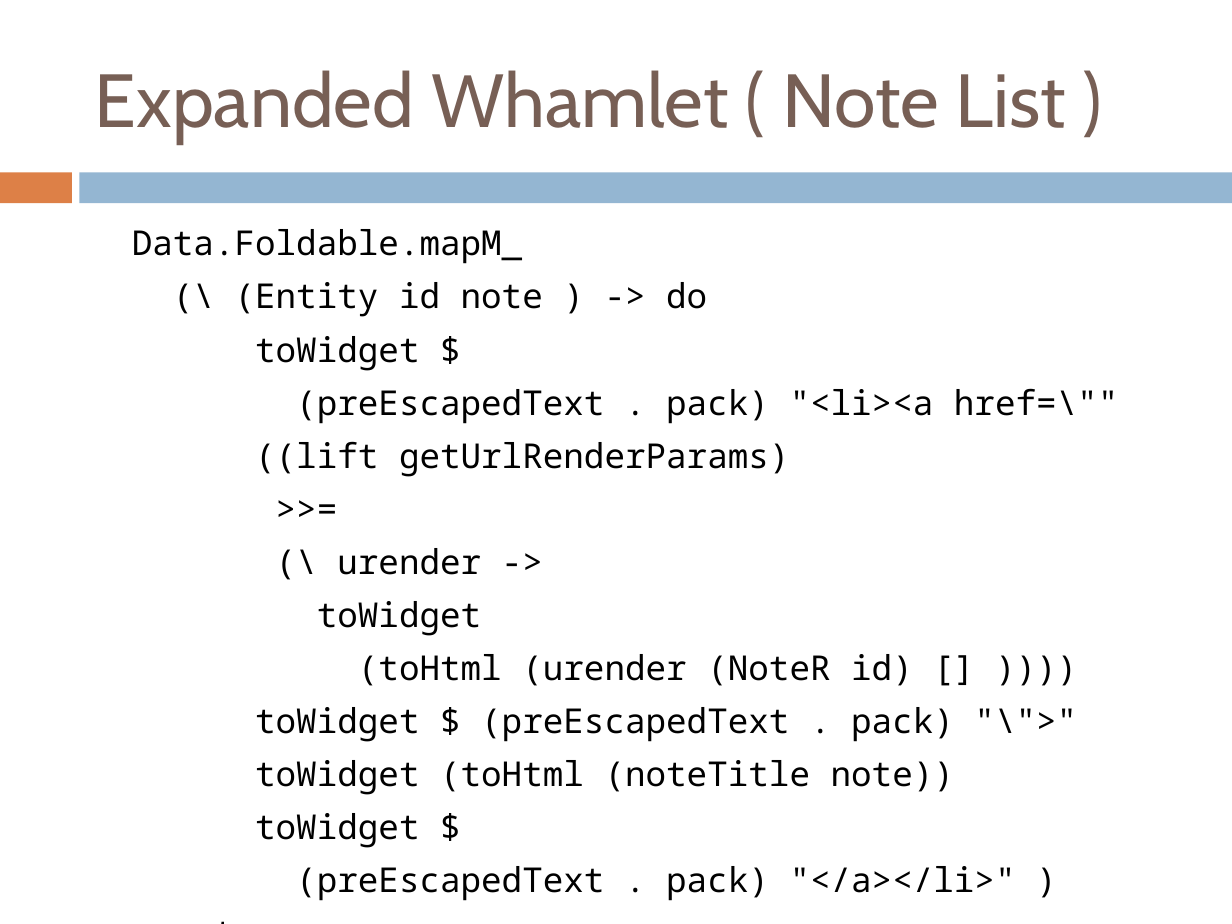
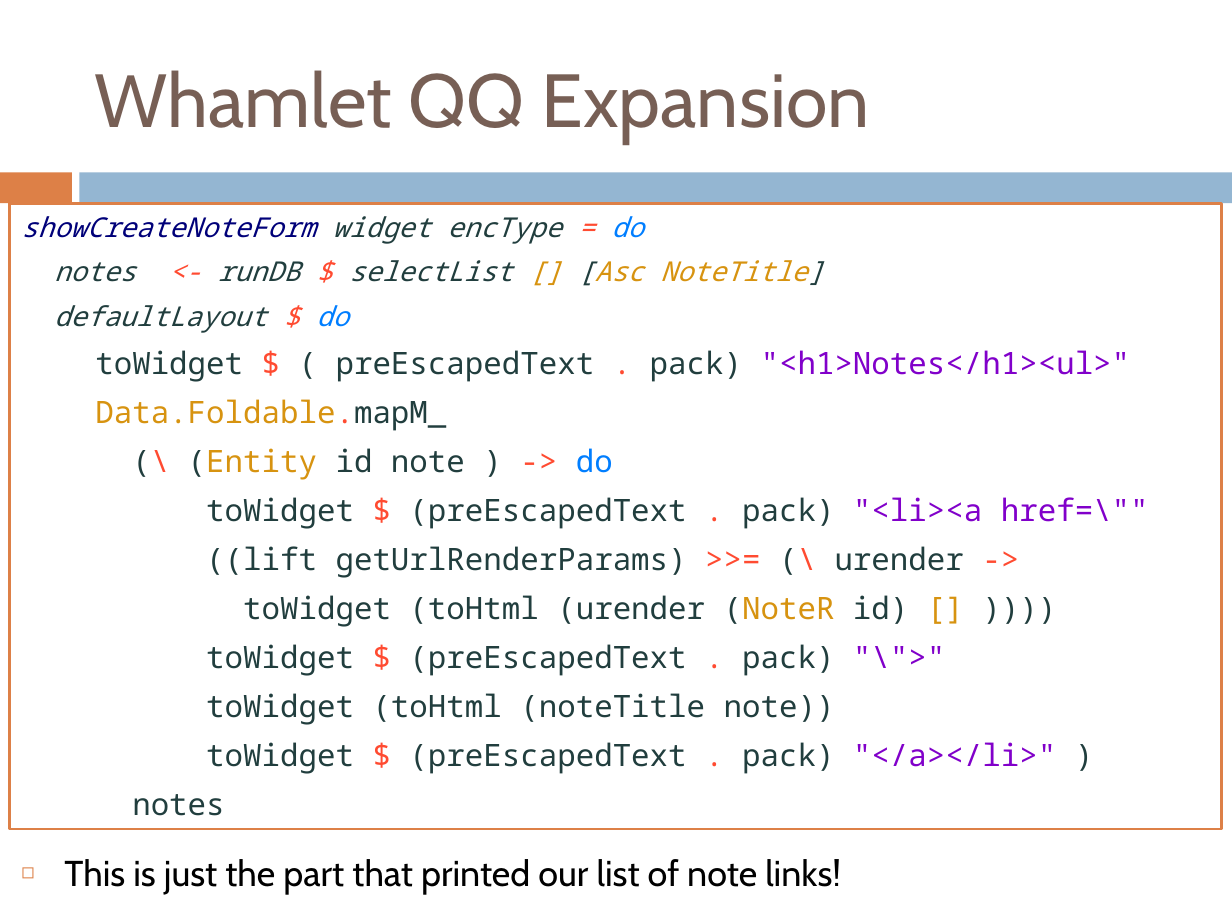
Before and after one commit to benkolera/talk-yesod, a slide deck: slide 43 of TypeSafeWebDevWithYesodAndHaskell.pptx. Drawn at 1232x924 pixels with LibreOffice and Linux fonts; fonts in the diff are those of the drawing. Boxes give left, top, right and bottom in pixels: in the first picture for what was removed or moved away, otherwise in the second. Text is boxed around its words. In the diff, an @@ line names an element or a change of style, - is before the commit and + after.

```diff
--- a/TypeSafeWebDevWithYesodAndHaskell.pptx
+++ b/TypeSafeWebDevWithYesodAndHaskell.pptx
@@ title at <box>95,70,870,143</box>: text changed @@
-Expanded Whamlet ( Note List )
+Whamlet QQ Expansion
@@ text "showCreateNoteForm widget encType = do": place and size @@
-text "showCreateNoteForm widget encType = do" at <box>132,229,1118,901</box>
+text "showCreateNoteForm widget encType = do" at <box>10,203,1222,829</box>
@@ text "showCreateNoteForm widget encType = do" at <box>10,203,1222,829</box>: fill none to #FFFFFF; outline none to #DD8047 1.5 pt @@
@@ text at <box>21,216,1131,382</box>: paragraphs added @@
+showCreateNoteForm widget encType = do
+notes <- runDB $ selectList [] [Asc NoteTitle]
+defaultLayout $ do
+toWidget $ ( preEscapedText . pack) "<h1>Notes</h1><ul>"
@@ text at <box>95,399,835,816</box>: size 20 to 18 pt in "Data.Foldable.mapM_", "(\ (Entity id note ) -> do", "toWidget $ (preEscapedText . pack) "\">"", "toWidget (toHtml (noteTitle note))" and 1 more places; text colour #000000 to #D79310 in "Data.Foldable.mapM_", "(Entity"; text colour #000000 to #FF4B31 in "Data.Foldable.mapM_", "(\ ->", "$ ."; text colour #000000 to #213E3E in "Data.Foldable.mapM_", "(\ (Entity id note )", "toWidget (preEscapedText pack)", "toWidget (toHtml (noteTitle note))" and 1 more places; text colour #000000 to #007EFF in "do"; text colour #000000 to #8100CA in ""\">"" @@
@@ text at <box>206,497,1149,627</box>: text changed; size 20 to 18 pt; text colour #000000 to #213E3E @@
-toWidget $
-(preEscapedText . pack) "<li><a href=\""
-((lift getUrlRenderParams)
->>=
-(\ urender ->
-toWidget
-(toHtml (urender (NoteR id) [] ))))
+toWidget $ (preEscapedText . pack) "<li><a href=\""
+((lift getUrlRenderParams) >>= (\ urender ->
+toWidget (toHtml (urender (NoteR id) [] ))))
@@ text at <box>206,742,1056,774</box>: text changed; size 20 to 18 pt; text colour #000000 to #213E3E @@
-toWidget $
-(preEscapedText . pack) "</a></li>" )
+toWidget $ (preEscapedText . pack) "</a></li>" )
@@ text added at <box>64,859,841,895</box>, 21 pt, text #000000 @@
+◻ This is just the part that printed our list of note links!
```
Also in this commit, not shown: 2 other slides changed, 5 slides added, 1 slide removed, 8 other files.
